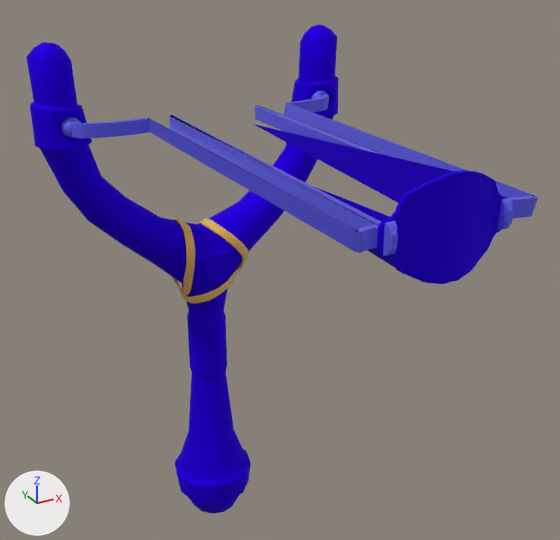
Two versions of the FBX model Assets/Models/Slingshot2.FBX, one commit apart.
The view is the same before and after, from a 50 mm camera at (-1.54, -3.64, 3.01) aimed at (0.1, -0.67, 1.53). The lights are fixed; the arrows at lower left show +X, +Y and +Z. The older version comes first. Both versions are drawn at full value of the shape key 'Clé 1' of 'slingshotbase'; the numbers are the values there.

Names of what the first picture shows: 'slingshotbase'.
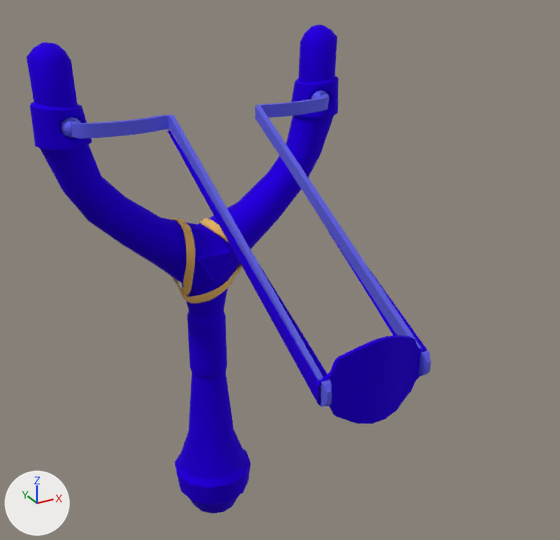
Commit message: change slingshot animation

Where the change shows, as pixel boxes [x1, y1, x2, y2] in the pictures (560 x 540 px; the box of a moved part takes in the faces that stretch with it):
'slingshotbase', reshaped (21% narrower)
    before: [26, 25, 538, 514]
    after: [26, 25, 431, 514]
part 1 of me_maillage, moved or reshaped (not visible afterwards)
    before: [254, 124, 455, 203]
part 2 of me_maillage, moved or reshaped
    before: [172, 106, 514, 284]
    after: [170, 106, 431, 424]
part 3 of me_maillage, moved or reshaped
    before: [260, 103, 538, 218]
    after: [258, 103, 426, 349]
part 4 of me_maillage, moved or reshaped
    before: [149, 115, 384, 253]
    after: [147, 115, 321, 404]

The change, as a list of edits to the scene's bpy script:
```text
Change me_maillage:
    used by ob_slingshotbase; location = (0.004, 0.04, 0.025); scale = (0.0254, 0.0254, 0.0254)
    remove me_maillage.from_pydata(...)  # 3005 vertices, 5990 faces; spans x -32.6..32.6, y -78.1..9.4, z -15.2..99.2
    add me_maillage.from_pydata(...)  # 3005 vertices, 5990 faces; spans x -32.6..32.6, y -65.4..9.4, z -15.2..99.2
    me_maillage part 1: the 1 vertex in x 7.9, y -8.9, z 82.4 is moved by (0.0, -54.5, -28.3)
    me_maillage part 2: 146 of the vertices in x -10.0..10.0, y -78.1..-76.1, z 77.5..91.6 are moved by (0.0, 12.8, -28.3)
    me_maillage part 3: 40 of the vertices in x 9.4..14.9, y -76.8..-75.0, z 82.9..85.8 are moved by (0.0, 67.3, 0.0)
    me_maillage part 4: 32 of the vertices in x -12.9..-9.2, y -76.8..-75.0, z 82.9..85.9 are moved by (0.0, 67.3, 0.0)
```
